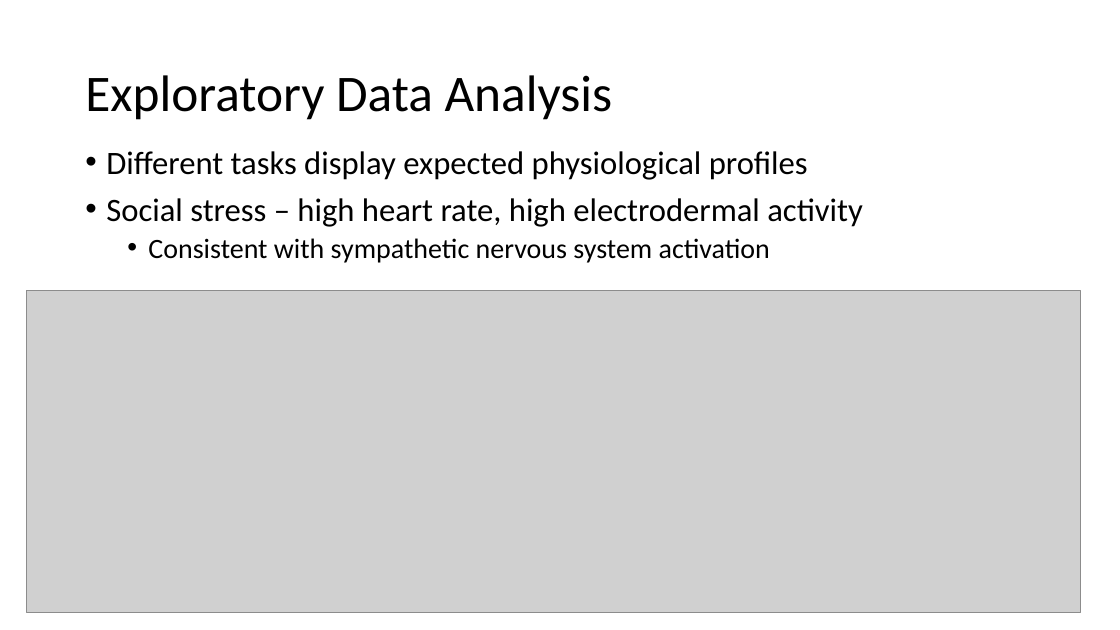
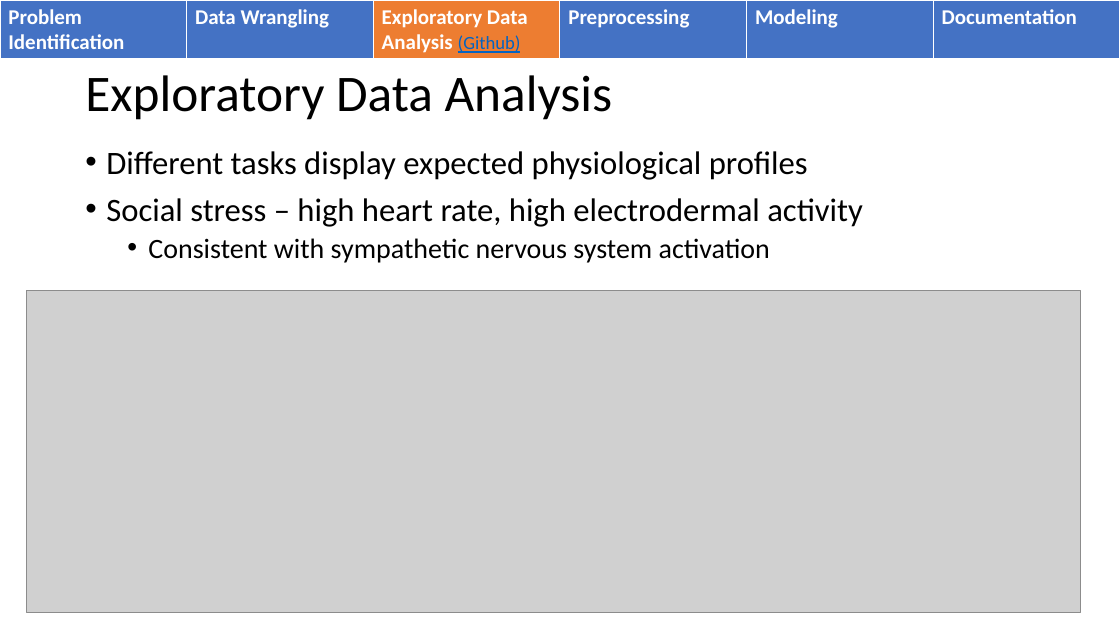
Before and after one commit to WalterPiTheScienceGuy/Springboard_Capstone2, a slide deck: slide 14 of Capstone2/reports/Springboard Capstone 2 ppt.pptx (slide 15 before the commit). Drawn at 1120x630 pixels with LibreOffice and Linux fonts; fonts in the diff are those of the drawing; grey boxes stand for pictures. Boxes give left, top, right and bottom in pixels: in the first picture for what was removed or moved away, otherwise in the second. Text is boxed around its words. In the diff, an @@ line names an element or a change of style, - is before the commit and + after.

```diff
--- a/Capstone2/reports/Springboard Capstone 2 ppt.pptx
+++ b/Capstone2/reports/Springboard Capstone 2 ppt.pptx
@@ table added at (0,0,1119,59), 1 rows, 6 columns @@
+Problem Identification | Data Wrangling | Exploratory Data Analysis (Github) | Preprocessing | Modeling | Documentation
```
Also in this commit, not shown: 19 other slides changed, 1 slide added, 2 slides removed.
